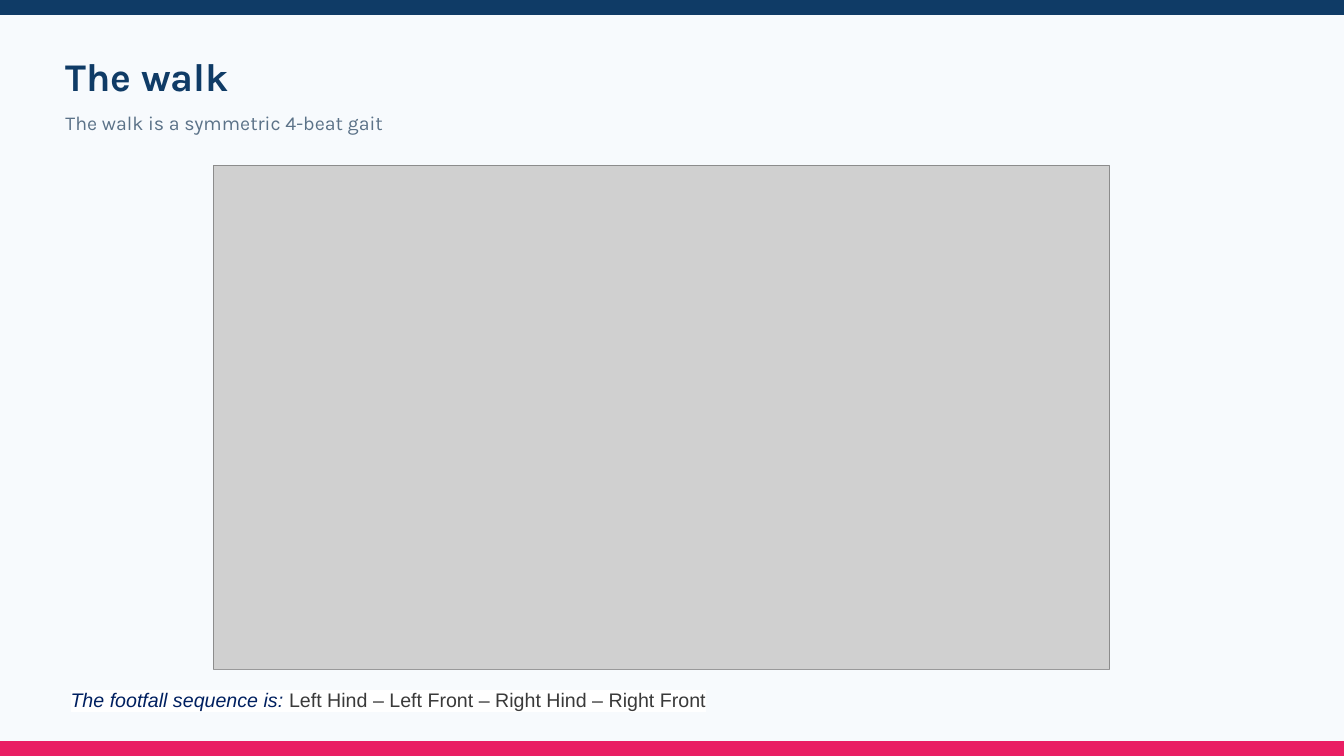
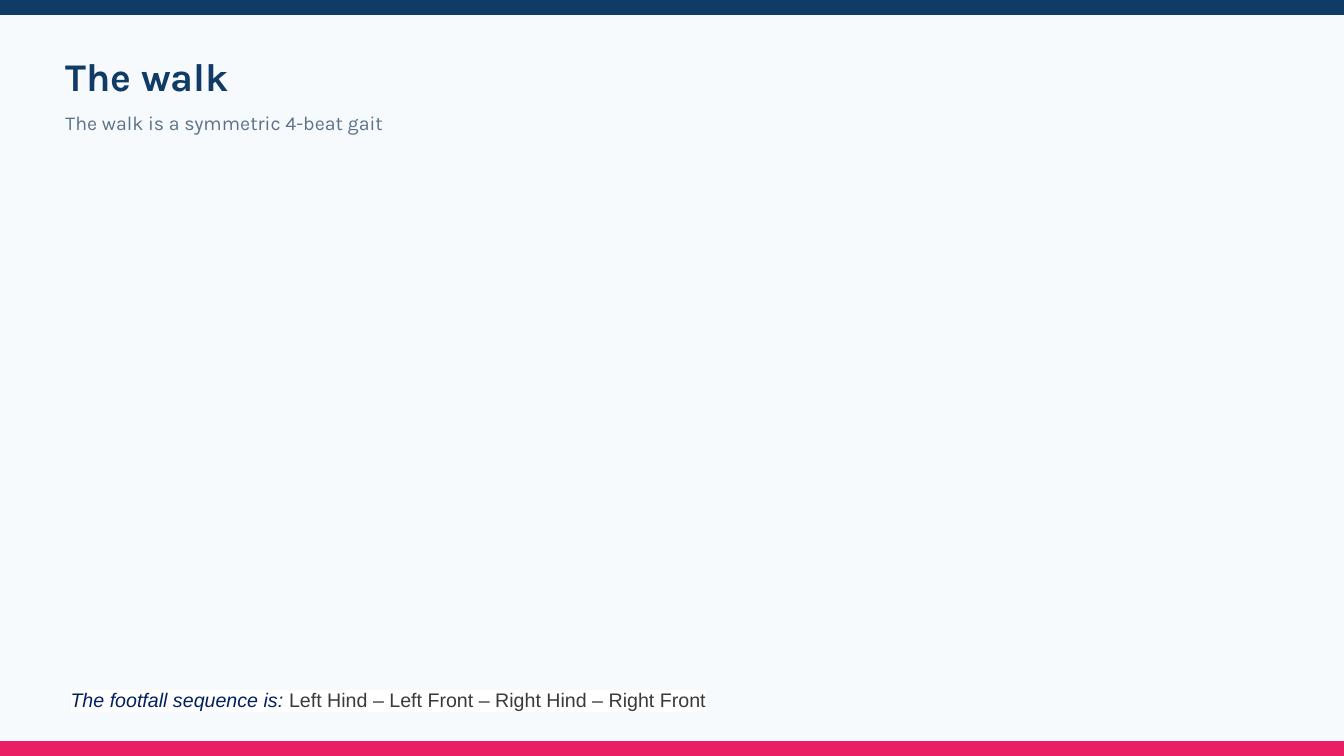
Before and after one commit to equiphysics/education, a slide deck: slide 4 of labs/Gait-1/IntroToHorseGaits-1.pptx. Drawn at 1344x756 pixels with LibreOffice and Linux fonts; fonts in the diff are those of the drawing; grey boxes stand for pictures. Boxes give left, top, right and bottom in pixels: in the first picture for what was removed or moved away, otherwise in the second. Text is boxed around its words. In the diff, an @@ line names an element or a change of style, - is before the commit and + after.

```diff
--- a/labs/Gait-1/IntroToHorseGaits-1.pptx
+++ b/labs/Gait-1/IntroToHorseGaits-1.pptx
@@ picture removed at box(213, 165, 1109, 669) @@
@@ text "The footfall sequence is: Left ..." rewrapped from box(71, 670, 1280, 731) to box(71, 692, 706, 711) @@
```
Also in this commit, not shown: 1 other slide changed, 2 other files.
